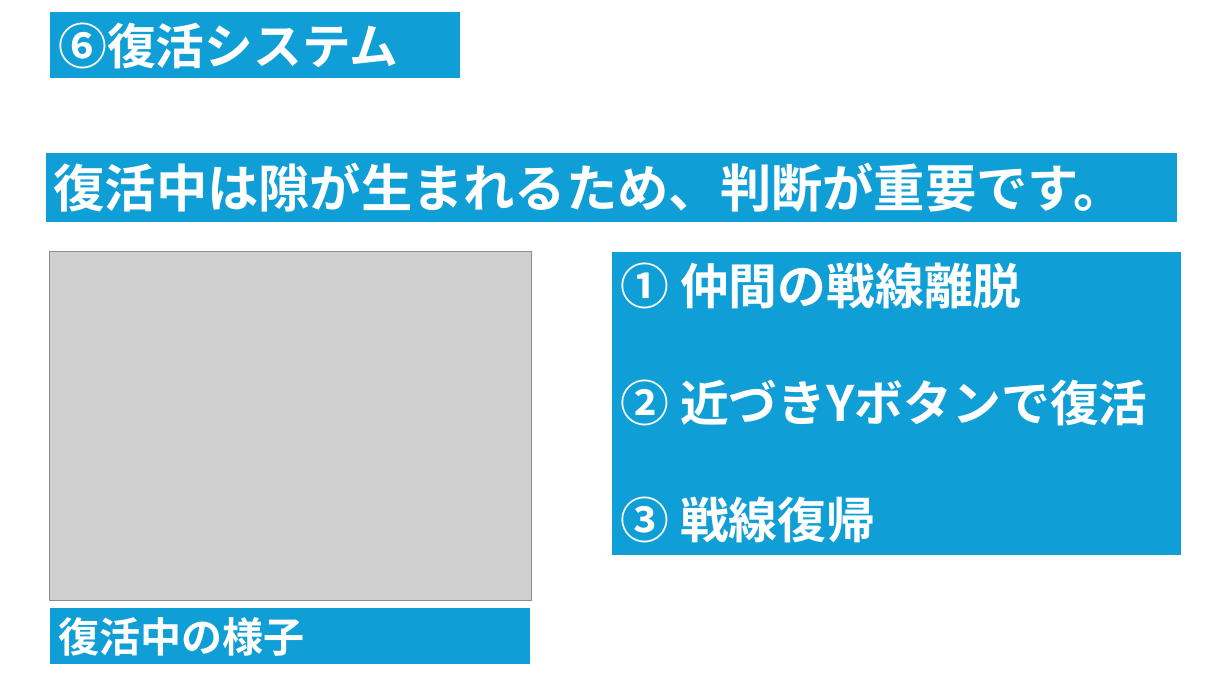
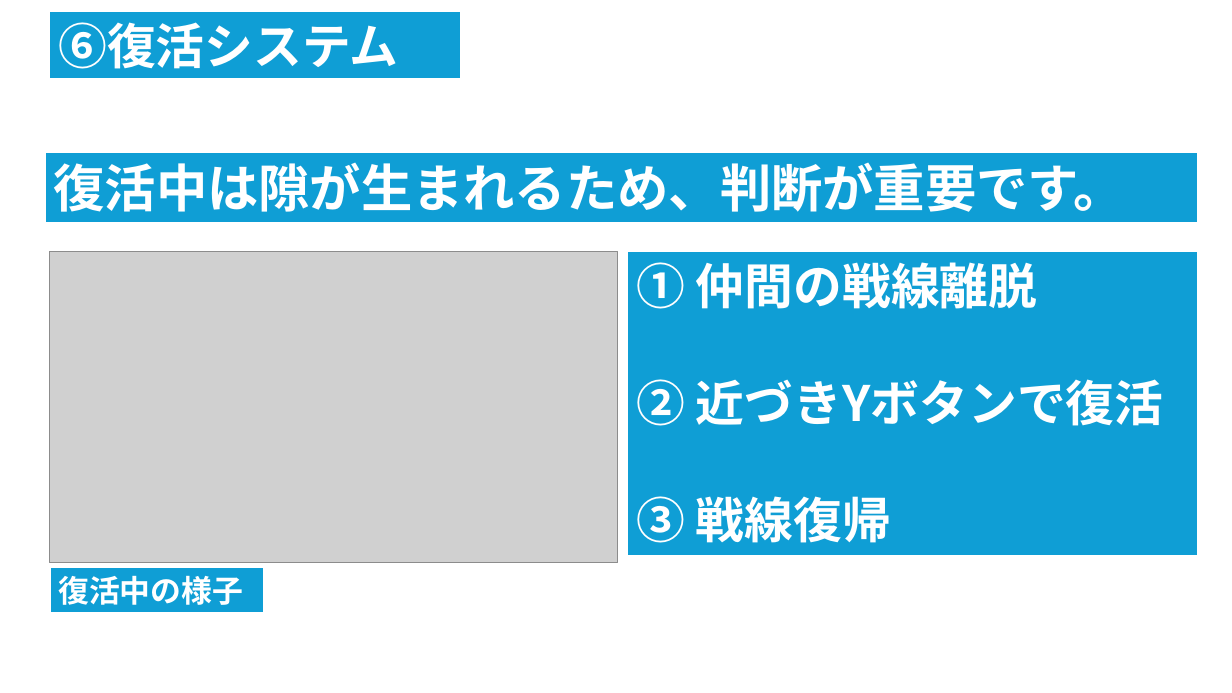
Before and after one commit to YamaguchiHayato/ProjectE.H-Portfolio-Home, a slide deck: slide 8 of Slide/ゲーム概要スライド.pptx. Drawn at 1232x693 pixels with LibreOffice and Linux fonts; fonts in the diff are those of the drawing; grey boxes stand for pictures; background and template pictures are left out. Boxes give left, top, right and bottom in pixels: in the first picture for what was removed or moved away, otherwise in the second. Text is boxed around its words. In the diff, an @@ line names an element or a change of style, - is before the commit and + after.

```diff
--- a/Slide/ゲーム概要スライド.pptx
+++ b/Slide/ゲーム概要スライド.pptx
@@ rectangle "復活中は隙が生まれるため、判断が重要です。": place and size @@
-rectangle "復活中は隙が生まれるため、判断が重要です。" at (44, 152, 1178, 224)
+rectangle "復活中は隙が生まれるため、判断が重要です。" at (44, 152, 1199, 224)
@@ picture: place and size @@
-picture at (49, 251, 531, 601)
+picture at (49, 251, 617, 563)
@@ rectangle "① 仲間の戦線離脱": place and size @@
-rectangle "① 仲間の戦線離脱" at (611, 251, 1183, 556)
+rectangle "① 仲間の戦線離脱" at (628, 251, 1200, 556)
@@ rectangle "復活中の様子": place and size @@
-rectangle "復活中の様子" at (49, 607, 531, 666)
+rectangle "復活中の様子" at (49, 567, 264, 614)
@@ rectangle "復活中の様子" at (49, 567, 264, 614): size 32 to 24 pt @@
```
Also in this commit, not shown: 9 other files.
